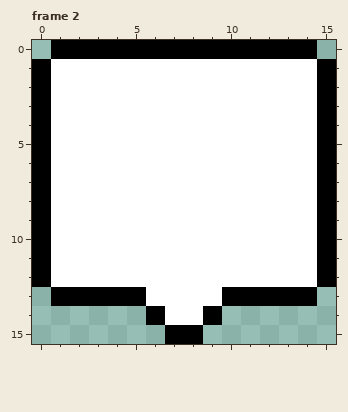
One commit to this pixel-art file: GameData/图片素材/icon_16x16.aseprite. This is how it looked before the edit.
16x16 pixels, 33 frames. Colours within 5 levels of each other are drawn and written as one. Shown: frame 2. The commit also changed other frames, which this record leaves out.
After:
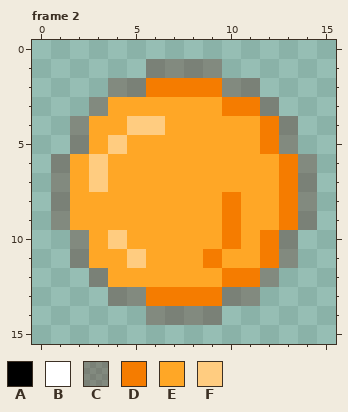
Palette (. is transparent): A #000000  B #ffffff  C #530c004b  D #f57c00  E #ffa726  F #ffcc80
The exact change:
layer "Medicine" now shown
layer "border" now hidden
Changed rows in their new state; - is an unchanged pixel.
Frame 2:
first column x 0:
 0 -..............-
 1 ......CCCC......
 2 ....CCDDDDCC....
 3 ...CEEEEEEDDC...
 4 ..CEEFFEEEEEDC..
 5 ..CEFEEEEEEEDC..
 6 .CEFEEEEEEEEEDC.
 7 .CEFEEEEEEEEEDC.
 8 .CEEEEEEEEDEEDC.
 9 .CEEEEEEEEDEEDC.
10 ..CEFEEEEEDEDC..
11 ..CEEFEEEDEEDC..
12 ...CEEEEEEDDC...
13 -...CCDDDDCC...-
14 ------CCCC------
15 -------..-------
